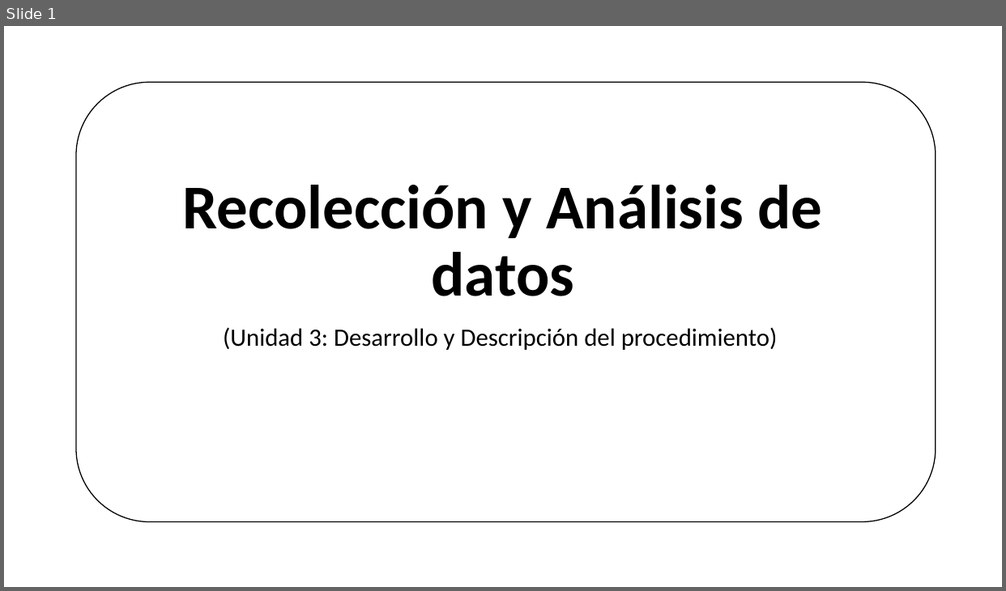
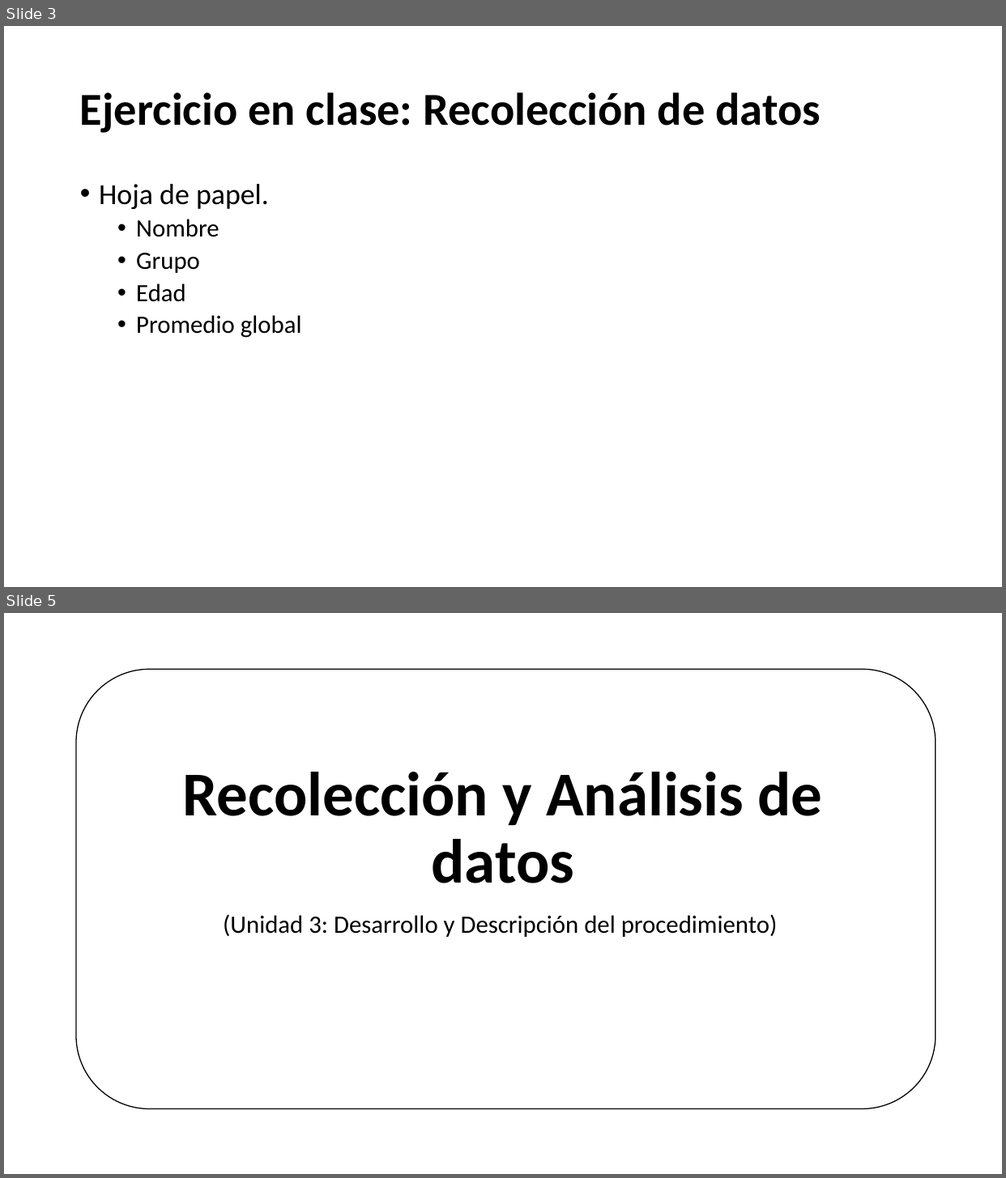
Before and after one commit to Adrifelcha/afchavez-019, a slide deck: JeanPiaget/Presentaciones/04_RecolecciónyAnálisisDatos.pptx. Shown one above the other, each under a label of ours: slide 1 before the commit, slides 3 and 5 after it; the slides between them are not shown. The pictures are 1006x591 and 1006x1178 pixels, drawn with LibreOffice and Linux fonts; fonts in the diff are those of the drawing; background and template pictures are left out. Boxes give left, top, right and bottom in pixels: in the first picture for what was removed or moved away, otherwise in the second. Text is boxed around its words. In the diff, an @@ line names an element or a change of style, - is before the commit and + after.

```diff
--- a/JeanPiaget/Presentaciones/04_RecolecciónyAnálisisDatos.pptx
+++ b/JeanPiaget/Presentaciones/04_RecolecciónyAnálisisDatos.pptx
@@ slide 3 added at bbox=[4, 26, 1002, 587], background #FFFFFF @@
@@ title added at bbox=[80, 92, 820, 133], 44 pt, text #000000, bold @@
+Ejercicio en clase: Recolección de datos
@@ text added at bbox=[99, 184, 302, 338], 24 pt, text #000000 @@
+• Hoja de papel.
+  • Nombre
+  • Grupo
+  • Edad
+  • Promedio global
@@ what was slide 1 is now slide 5 @@
```
Also in this commit, not shown: 3 other slides added.
